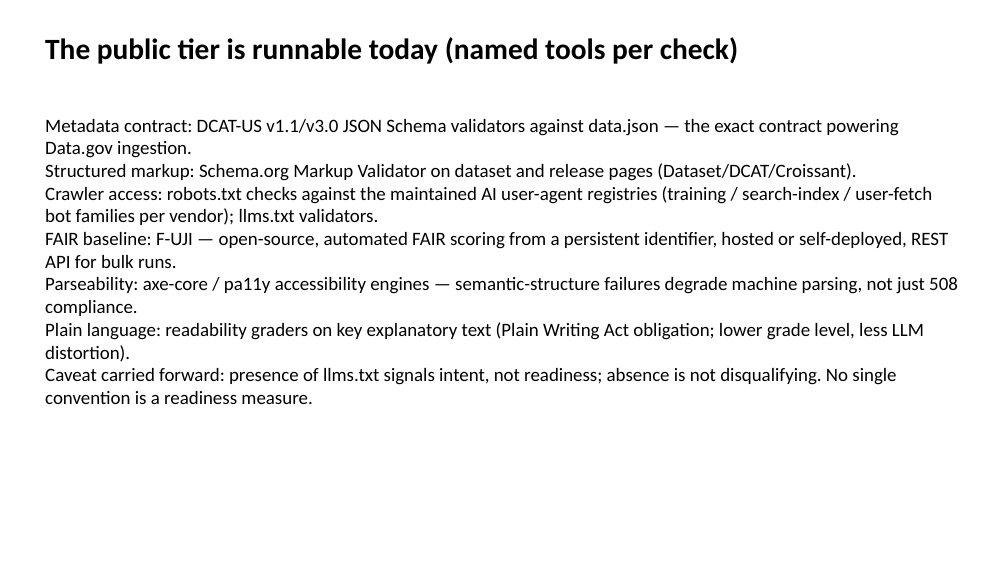
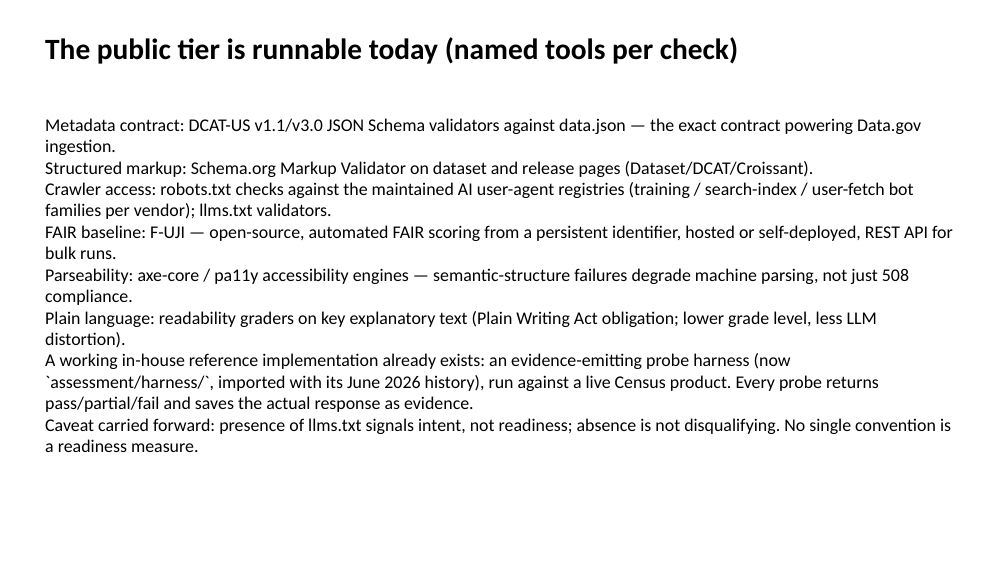
Before and after one commit to brockwebb/ai-readiness-kg, a slide deck: slide 9 of docs/crosswalk/framework_deck_2026-09-01.pptx. Drawn at 1008x567 pixels with LibreOffice and Linux fonts; fonts in the diff are those of the drawing. Boxes give left, top, right and bottom in pixels: in the first picture for what was removed or moved away, otherwise in the second. Text is boxed around its words. In the diff, an @@ line names an element or a change of style, - is before the commit and + after.

```diff
--- a/docs/crosswalk/framework_deck_2026-09-01.pptx
+++ b/docs/crosswalk/framework_deck_2026-09-01.pptx
@@ text at [45, 118, 953, 452]: size 18 to 17 pt in "Metadata contract: DCAT-US v1.1/v3.0 JSON Schema validators ...", "Structured markup: Schema.org Markup Validator on dataset ...", "Crawler access: robots.txt checks against the maintained ...", "FAIR baseline: F-UJI — open-source, automated FAIR ..." and 3 more places @@
@@ text at [45, 353, 879, 412]: paragraph added @@
+A working in-house reference implementation already exists: an evidence-emitting probe harness (now `assessment/harness/`, imported with its June 2026 history), run against a live Census product. Every probe returns pass/partial/fail and saves the actual response as evidence.
```
Also in this commit, not shown: 4 other slides changed, 25 other files.
